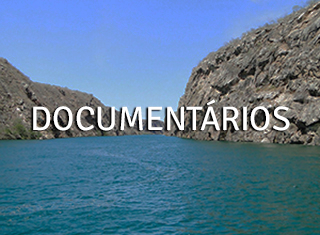
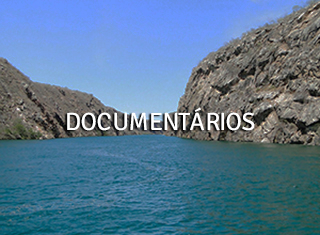
Two versions of the same layered image (320×235). Layer-by-layer changes:
painted on "DOCUMENTÁRIOS" over <box>33,99,290,131</box>
